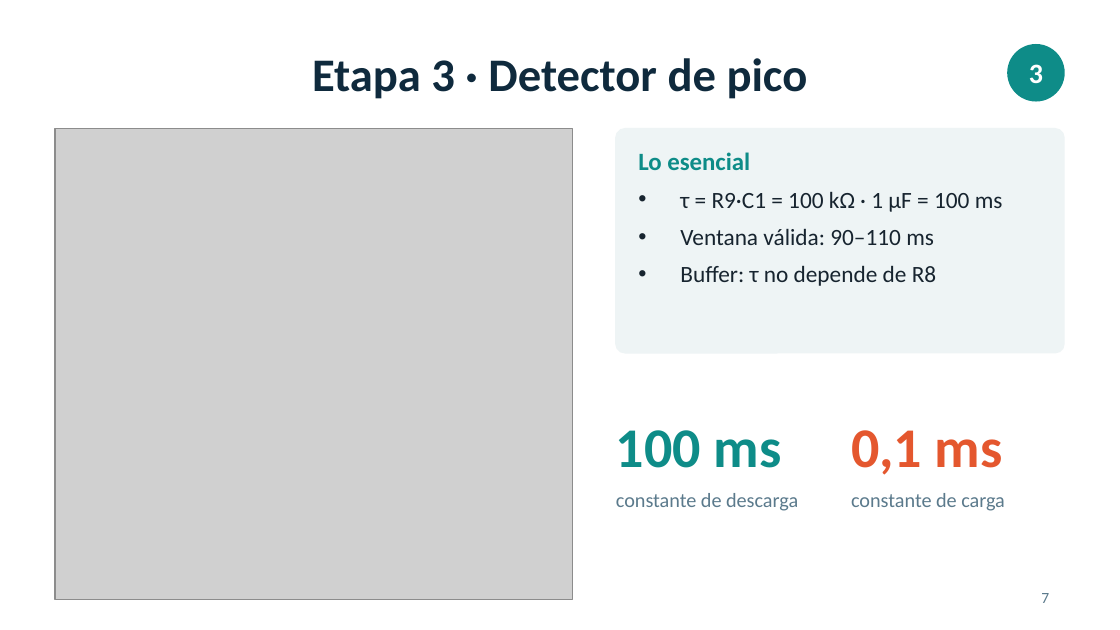
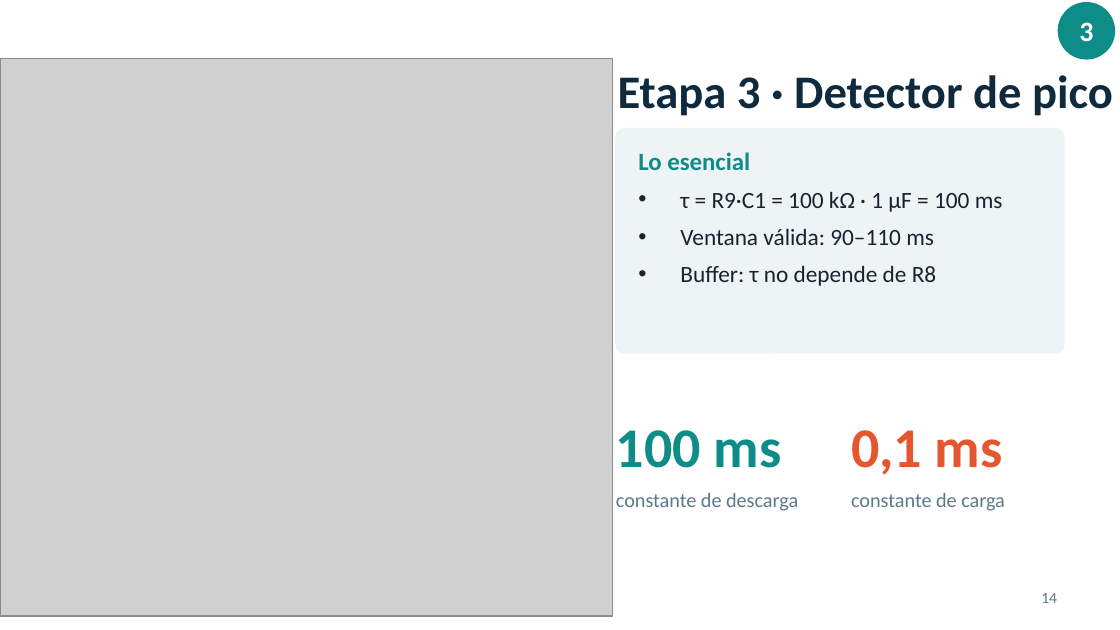
Before and after one commit to Brahiam18/detector-latido-ecg, a slide deck: slide 14 of presentacion/Presentacion_Detector_Latido_ECG.pptx (slide 7 before the commit). Drawn at 1120x630 pixels with LibreOffice and Linux fonts; fonts in the diff are those of the drawing; grey boxes stand for pictures. Boxes give left, top, right and bottom in pixels: in the first picture for what was removed or moved away, otherwise in the second. Text is boxed around its words. In the diff, an @@ line names an element or a change of style, - is before the commit and + after.

```diff
--- a/presentacion/Presentacion_Detector_Latido_ECG.pptx
+++ b/presentacion/Presentacion_Detector_Latido_ECG.pptx
@@ text "3": place and size @@
-text "3" at bbox=[1029, 64, 1043, 83]
+text "3" at bbox=[1079, 22, 1093, 42]
@@ ellipse: place and size @@
-ellipse at bbox=[1008, 45, 1064, 101]
+ellipse at bbox=[1058, 3, 1114, 59]
@@ picture: place and size @@
-picture at bbox=[55, 129, 572, 599]
+picture at bbox=[0, 59, 613, 616]
@@ title "Etapa 3 · Detector de ...": place and size @@
-title "Etapa 3 · Detector de ..." at bbox=[312, 58, 808, 99]
+title "Etapa 3 · Detector de ..." at bbox=[618, 75, 1113, 116]
@@ page number at bbox=[1041, 593, 1057, 603]: text changed @@
-7
+14
```
Also in this commit, not shown: 4 other slides changed, 17 slides added, 1 other file.
